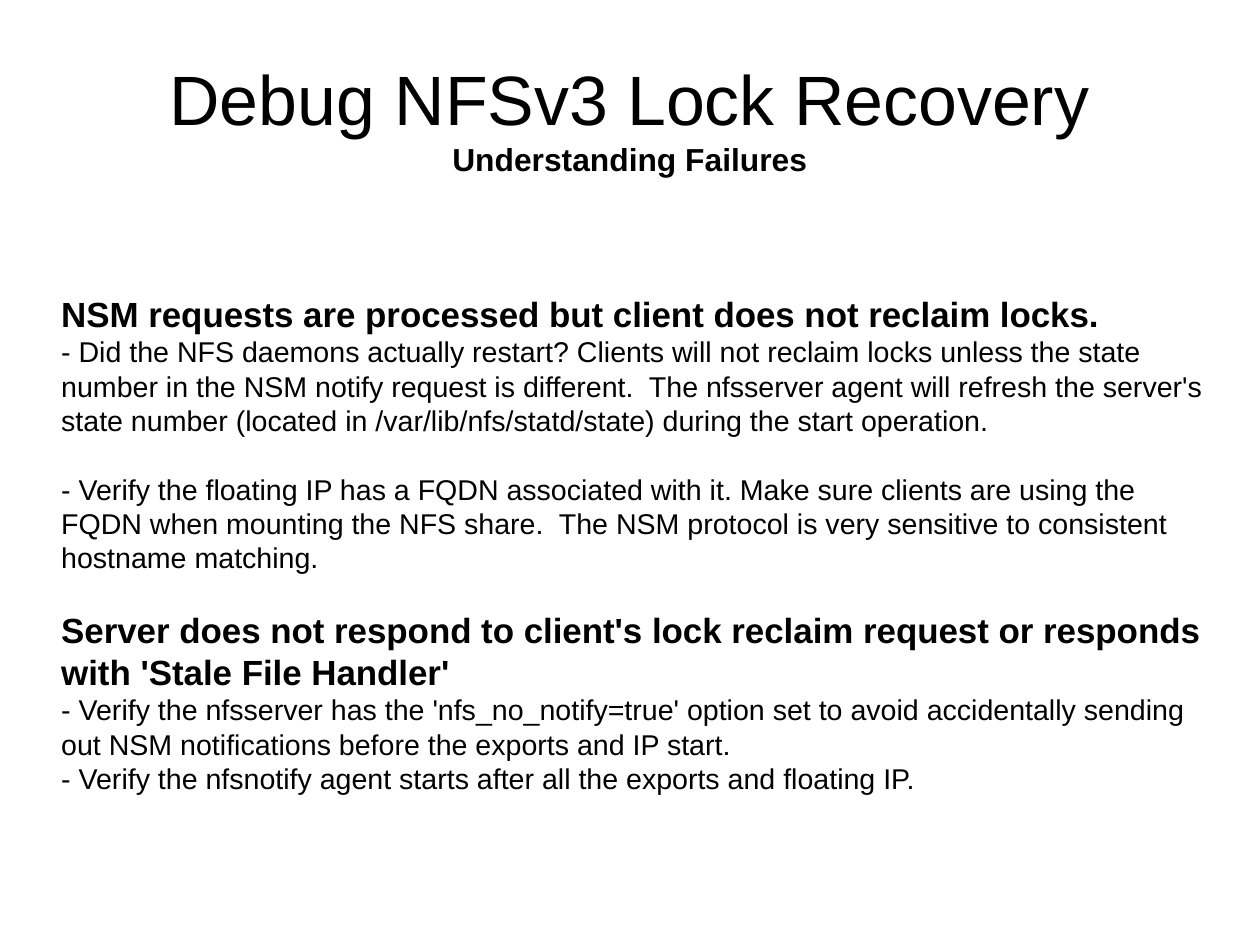
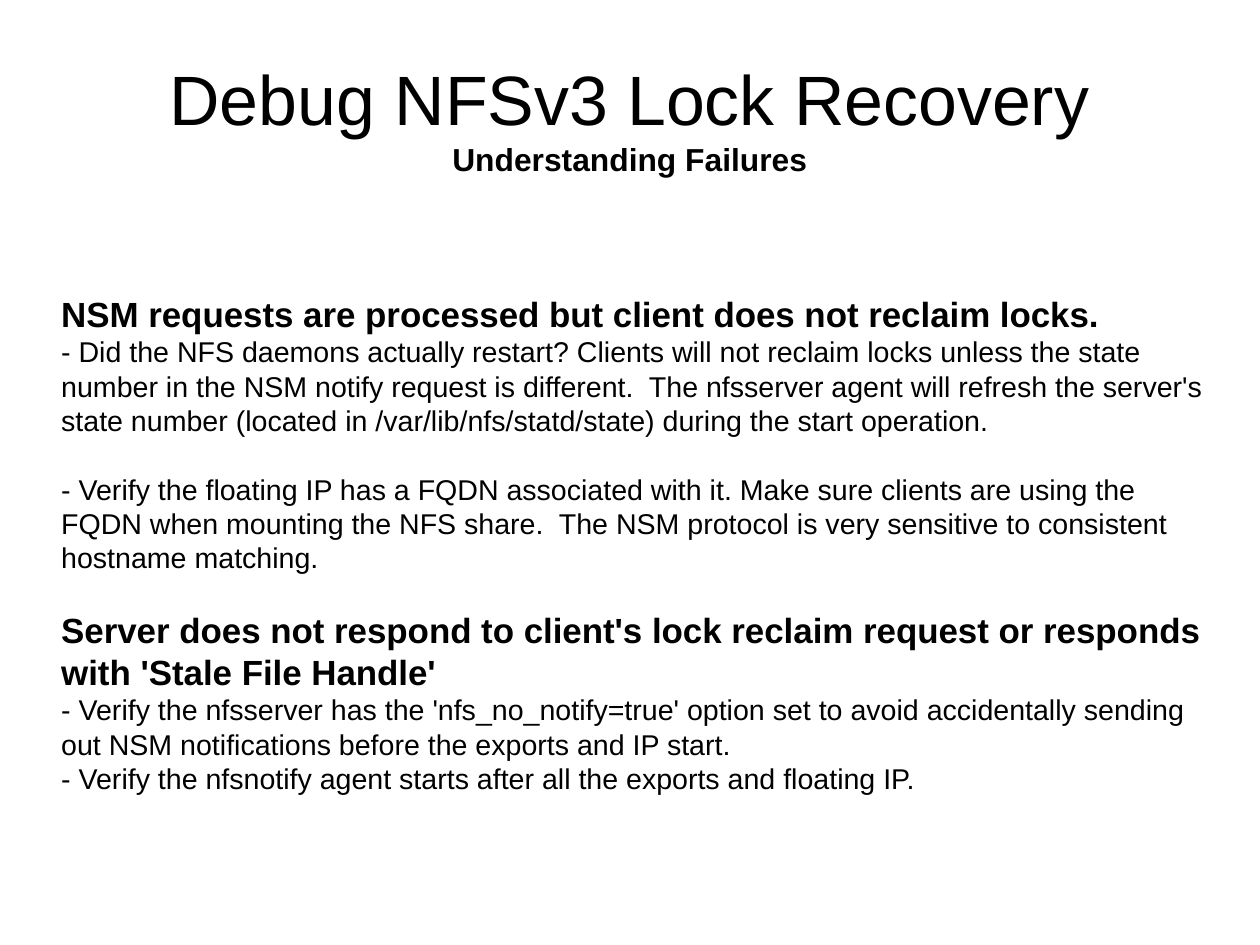
Before and after one commit to davidvossel/phd, a slide deck: slide 14 of doc/presentations/nfs-ap-overview.odp. Drawn at 1260x945 pixels with LibreOffice and Linux fonts; fonts in the diff are those of the drawing. Boxes give left, top, right and bottom in pixels: in the first picture for what was removed or moved away, otherwise in the second. Text is boxed around its words. In the diff, an @@ line names an element or a change of style, - is before the commit and + after.

```diff
--- a/doc/presentations/nfs-ap-overview.odp
+++ b/doc/presentations/nfs-ap-overview.odp
@@ text at box(61, 617, 1200, 686): text changed @@
-Server does not respond to client's lock reclaim request or responds with 'Stale File Handler'
+Server does not respond to client's lock reclaim request or responds with 'Stale File Handle'
```
Also in this commit, not shown: 1 other slide changed, 3 other files.
